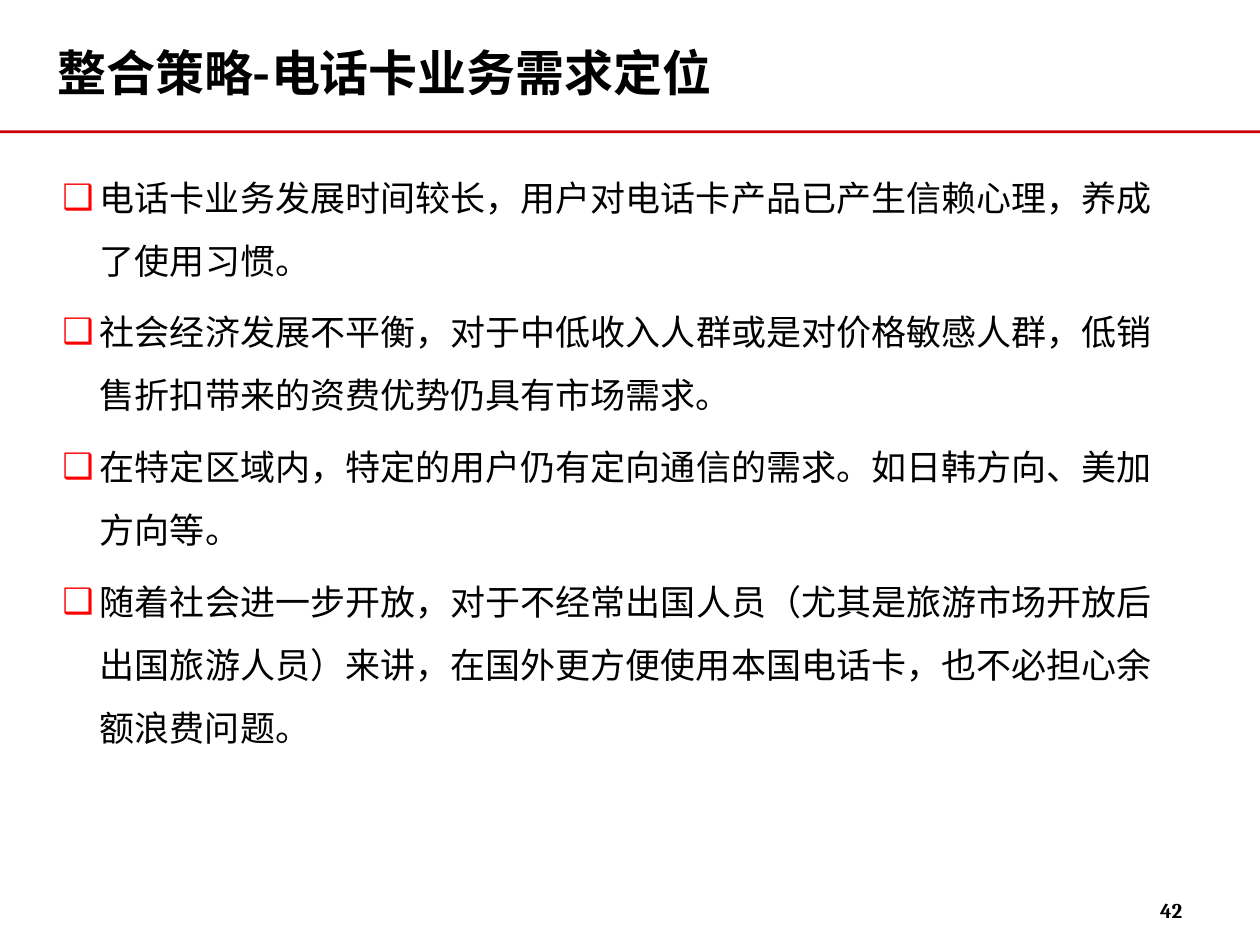
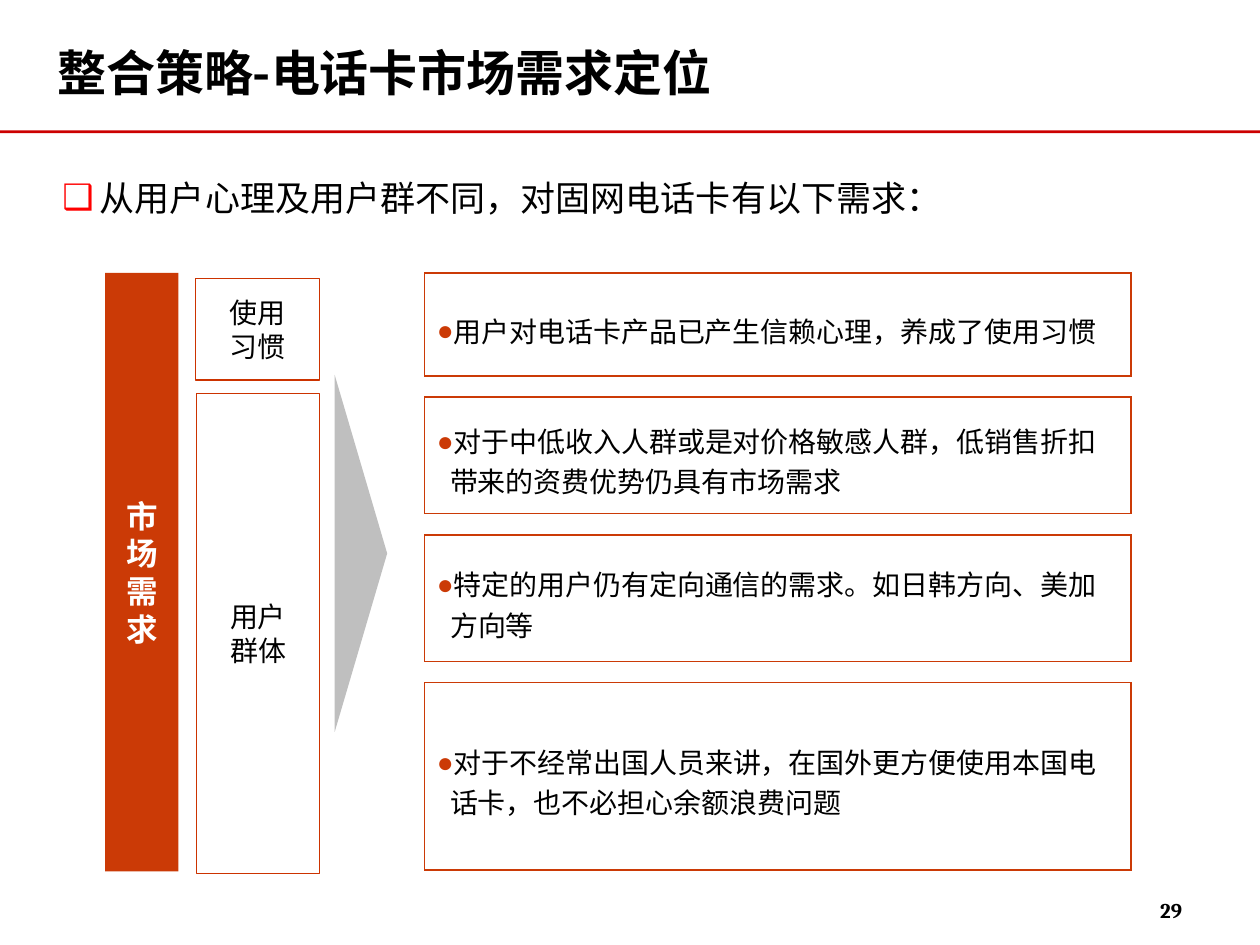
Before and after one commit to momo1101/unicardsrch, a slide deck: slide 29 of 软课题文本/软课题-中国联通电信卡业务及策略研究.ppt (slide 42 before the commit). Drawn at 1260x945 pixels with LibreOffice and Linux fonts; fonts in the diff are those of the drawing; background and template pictures are left out. Boxes give left, top, right and bottom in pixels: in the first picture for what was removed or moved away, otherwise in the second. Text is boxed around its words. In the diff, an @@ line names an element or a change of style, - is before the commit and + after.

```diff
--- a/软课题文本/软课题-中国联通电信卡业务及策略研究.ppt
+++ b/软课题文本/软课题-中国联通电信卡业务及策略研究.ppt
@@ title at <box>57,48,711,96</box>: text changed @@
-整合策略-电话卡业务需求定位
+整合策略-电话卡市场需求定位
@@ text removed at <box>100,181,1152,744</box> @@
-❑ 电话卡业务发展时间较长，用户对电话卡产品已产生信赖心理，养成了使用习惯。
-❑ 社会经济发展不平衡，对于中低收入人群或是对价格敏感人群，低销售折扣带来的资费优势仍具有市场需求。
-❑ 在特定区域内，特定的用户仍有定向通信的需求。如日韩方向、美加方向等。
-❑ 随着社会进一步开放，对于不经常出国人员（尤其是旅游市场开放后出国旅游人员）来讲，在国外更方便使用本国电话卡，也不必担心余额浪费问题。
@@ text added at <box>100,181,942,215</box>, 20 pt, text #000000 @@
+❑ 从用户心理及用户群不同，对固网电话卡有以下需求：
@@ rectangle added at <box>105,273,178,872</box>, fill #CB3A06, 18 pt, text #FFFFFF, bold @@
+市场需求
@@ rectangle added at <box>195,278,319,379</box>, fill #FFFFFF, outline #CC3300 0.74 pt, 16 pt, text #000000 @@
+使用
+习惯
@@ rectangle added at <box>425,273,1131,377</box>, outline #CB3A06 0.99 pt, 16 pt, text #000000 @@
+● 用户对电话卡产品已产生信赖心理，养成了使用习惯
@@ triangle added at <box>335,375,387,731</box>, fill #BFBFBF @@
@@ rectangle added at <box>197,393,320,873</box>, fill #FFFFFF, outline #CC3300 0.74 pt, 16 pt, text #000000 @@
+用户
+群体
@@ rectangle added at <box>425,397,1131,514</box>, outline #CB3A06 0.99 pt, 16 pt, text #000000 @@
+● 对于中低收入人群或是对价格敏感人群，低销售折扣带来的资费优势仍具有市场需求
@@ rectangle added at <box>425,536,1131,662</box>, outline #CB3A06 0.99 pt, 16 pt, text #000000 @@
+● 特定的用户仍有定向通信的需求。如日韩方向、美加方向等
@@ rectangle added at <box>425,683,1131,871</box>, outline #CB3A06 0.99 pt, 16 pt, text #000000 @@
+● 对于不经常出国人员来讲，在国外更方便使用本国电话卡，也不必担心余额浪费问题
@@ page number at <box>1160,903,1182,918</box>: text changed @@
-42
+29
```
Also in this commit, not shown: 21 other slides changed, 2 slides added, 15 slides removed.
